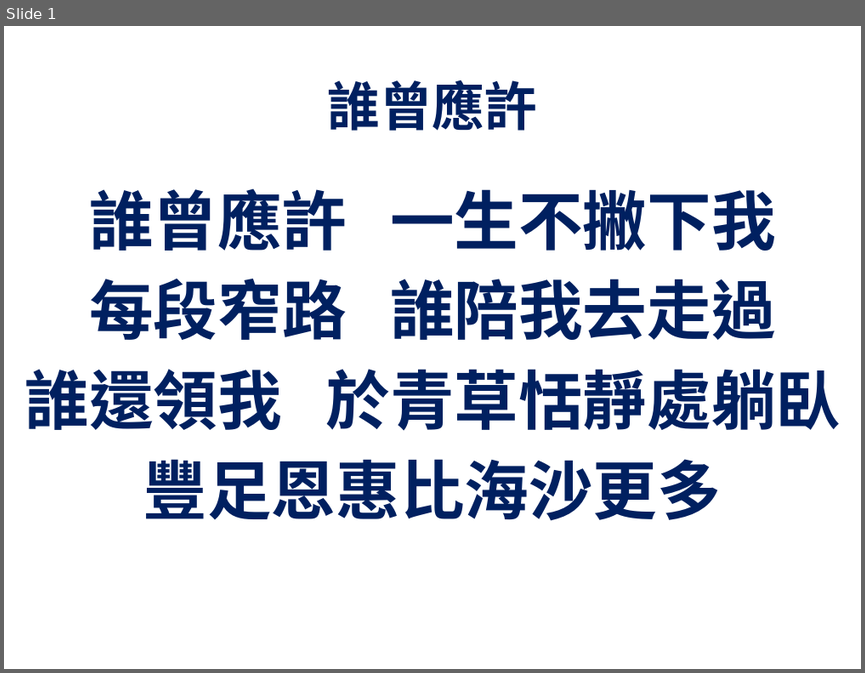
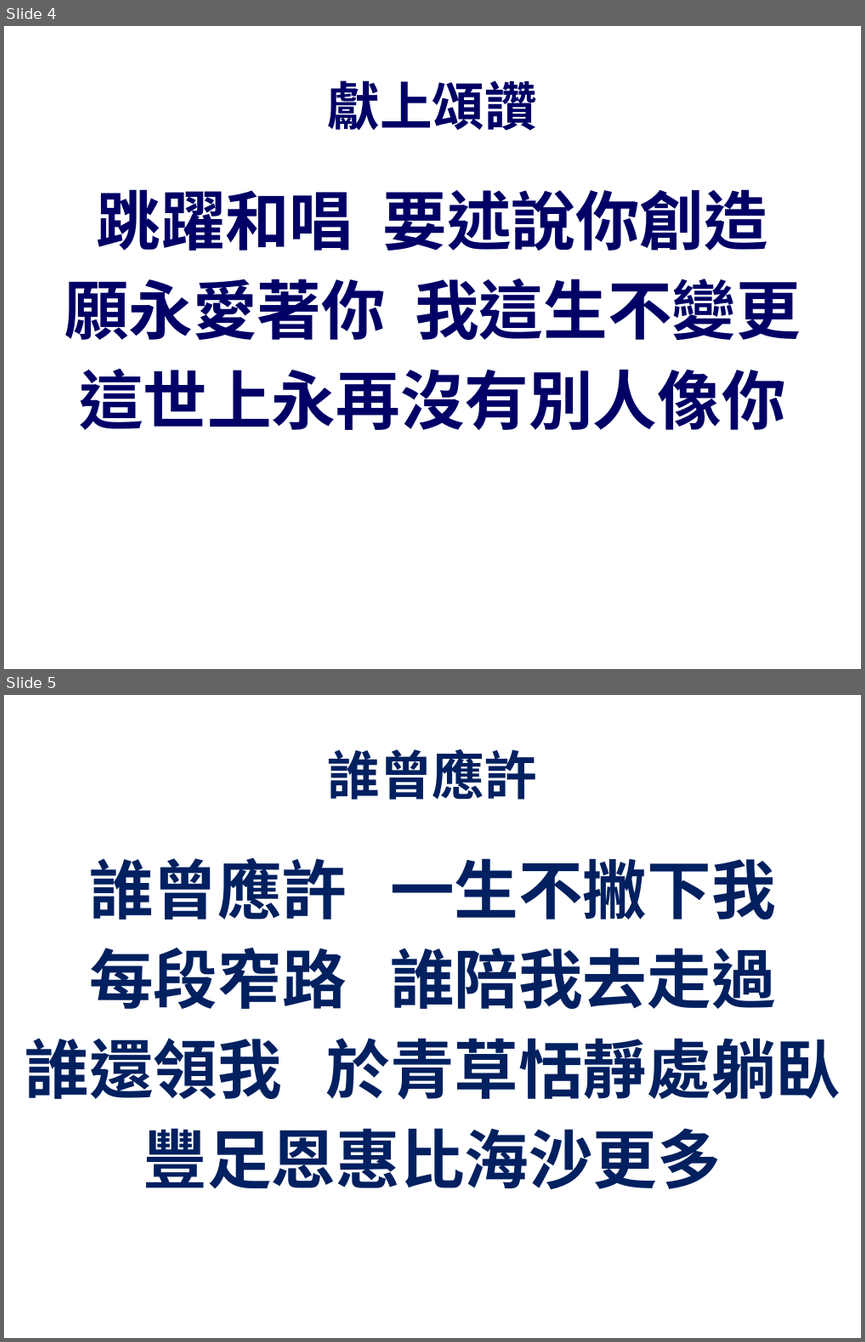
Before and after one commit to batisuoc/prayermeeting, a slide deck: 2019/1月/10-01-2019.pptx. Shown one above the other, each under a label of ours: slide 1 before the commit, slides 4 and 5 after it. The pictures are 865x673 and 865x1342 pixels, drawn with LibreOffice and Linux fonts; fonts in the diff are those of the drawing; background and template pictures are left out. Boxes give left, top, right and bottom in pixels: in the first picture for what was removed or moved away, otherwise in the second. Text is boxed around its words. In the diff, an @@ line names an element or a change of style, - is before the commit and + after.

```diff
--- a/2019/1月/10-01-2019.pptx
+++ b/2019/1月/10-01-2019.pptx
@@ slide 4 added at box(4, 26, 861, 669), background picture (left out) @@
@@ title added at box(328, 80, 537, 131), 44 pt, text #000066, bold @@
+獻上頌讚
@@ text added at box(64, 189, 800, 430), 54 pt, text #000066, bold @@
+跳躍和唱 要述說你創造
+願永愛著你 我這生不變更
+這世上永再沒有別人像你
@@ what was slide 1 is now slide 5 @@
```
Also in this commit, not shown: 1 slide changed, 2 other slides added, 4 slides removed, 1 other file.
